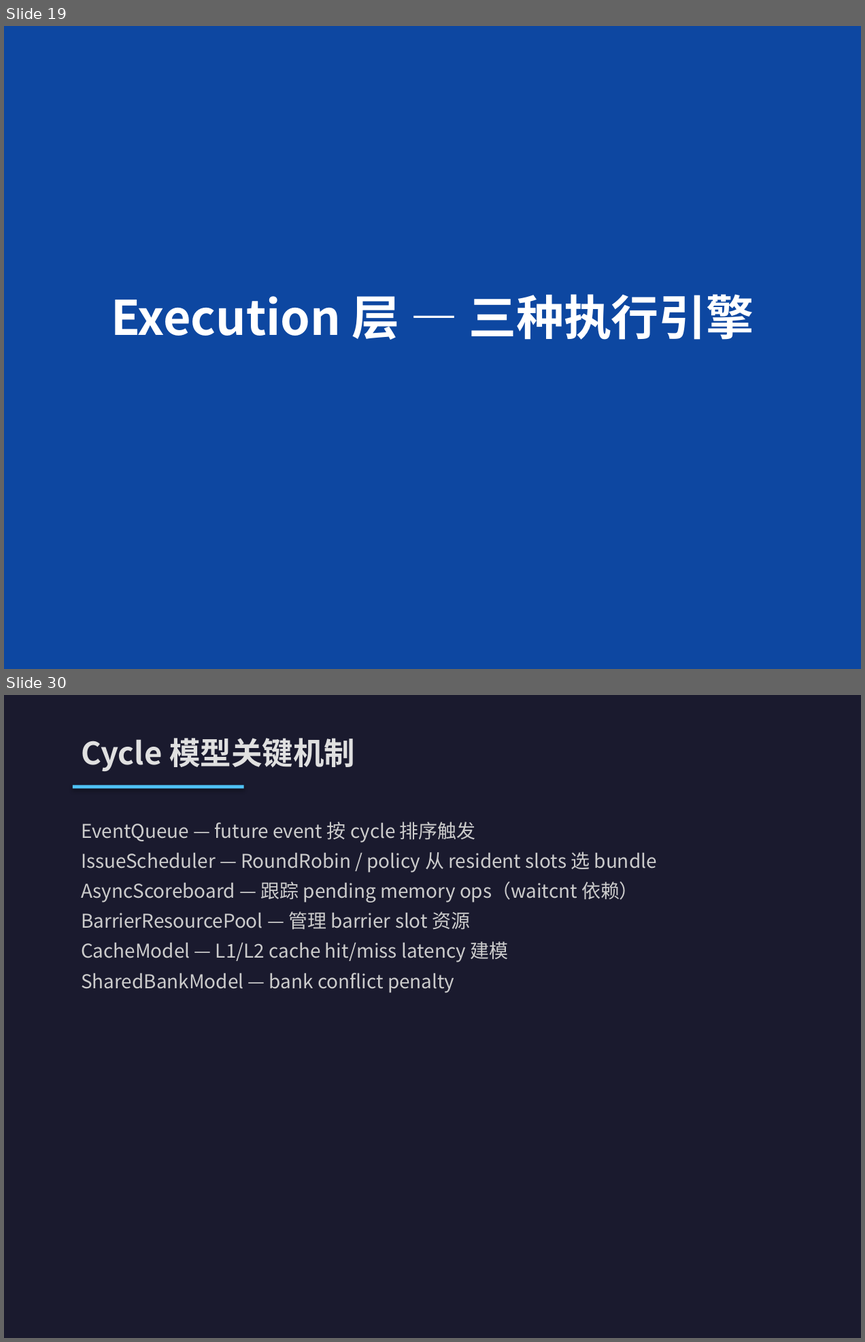
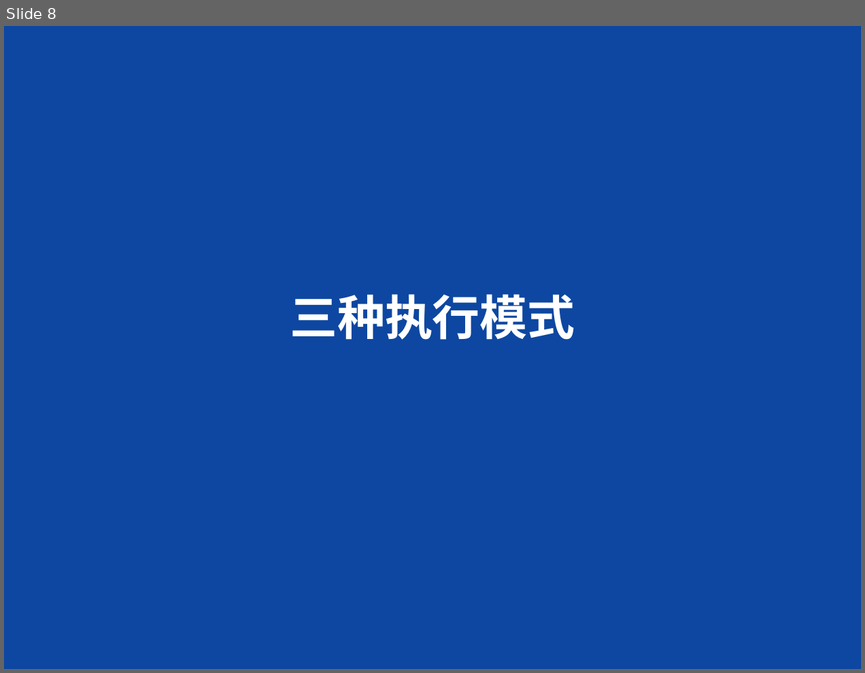
Before and after one commit to fire-emblem/gpu_model, a slide deck: docs/presentations/gpu_model_presentation.pptx. Shown one above the other, each under a label of ours: slides 19 and 30 before the commit, slide 8 after it; the slides between them are not shown. The pictures are 865x1342 and 865x673 pixels, drawn with LibreOffice and Linux fonts; fonts in the diff are those of the drawing. Boxes give left, top, right and bottom in pixels: in the first picture for what was removed or moved away, otherwise in the second. Text is boxed around its words. In the diff, an @@ line names an element or a change of style, - is before the commit and + after.

```diff
--- a/docs/presentations/gpu_model_presentation.pptx
+++ b/docs/presentations/gpu_model_presentation.pptx
@@ slide 30 removed at <box>4,695,861,1338</box>, background #1A1A2E @@
@@ text removed at <box>81,738,355,771</box> @@
-Cycle 模型关键机制
@@ rectangle removed at <box>73,785,244,788</box> @@
@@ text removed at <box>81,821,657,993</box> @@
-EventQueue — future event 按 cycle 排序触发
-IssueScheduler — RoundRobin / policy 从 resident slots 选 bundle
-AsyncScoreboard — 跟踪 pending memory ops（waitcnt 依赖）
-BarrierResourcePool — 管理 barrier slot 资源
-CacheModel — L1/L2 cache hit/miss latency 建模
-SharedBankModel — bank conflict penalty
@@ what was slide 19 is now slide 8 @@
@@ slide 8 changed as well @@
@@ text at <box>290,294,575,339</box>: text changed @@
-Execution 层 — 三种执行引擎
+三种执行模式
```
Also in this commit, not shown: 9 other slides changed, 19 slides added, 29 other slides removed, 25 other files.
